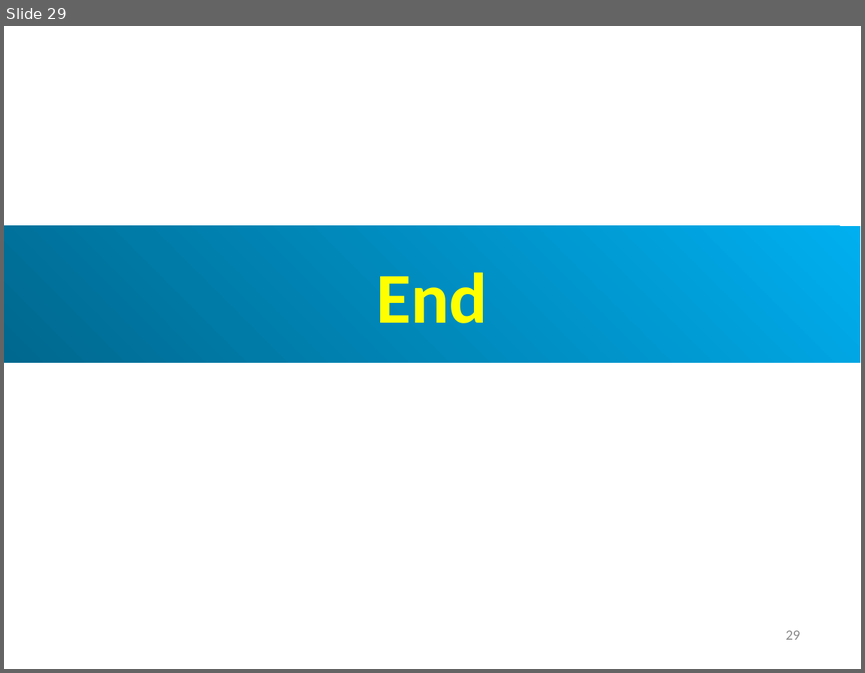
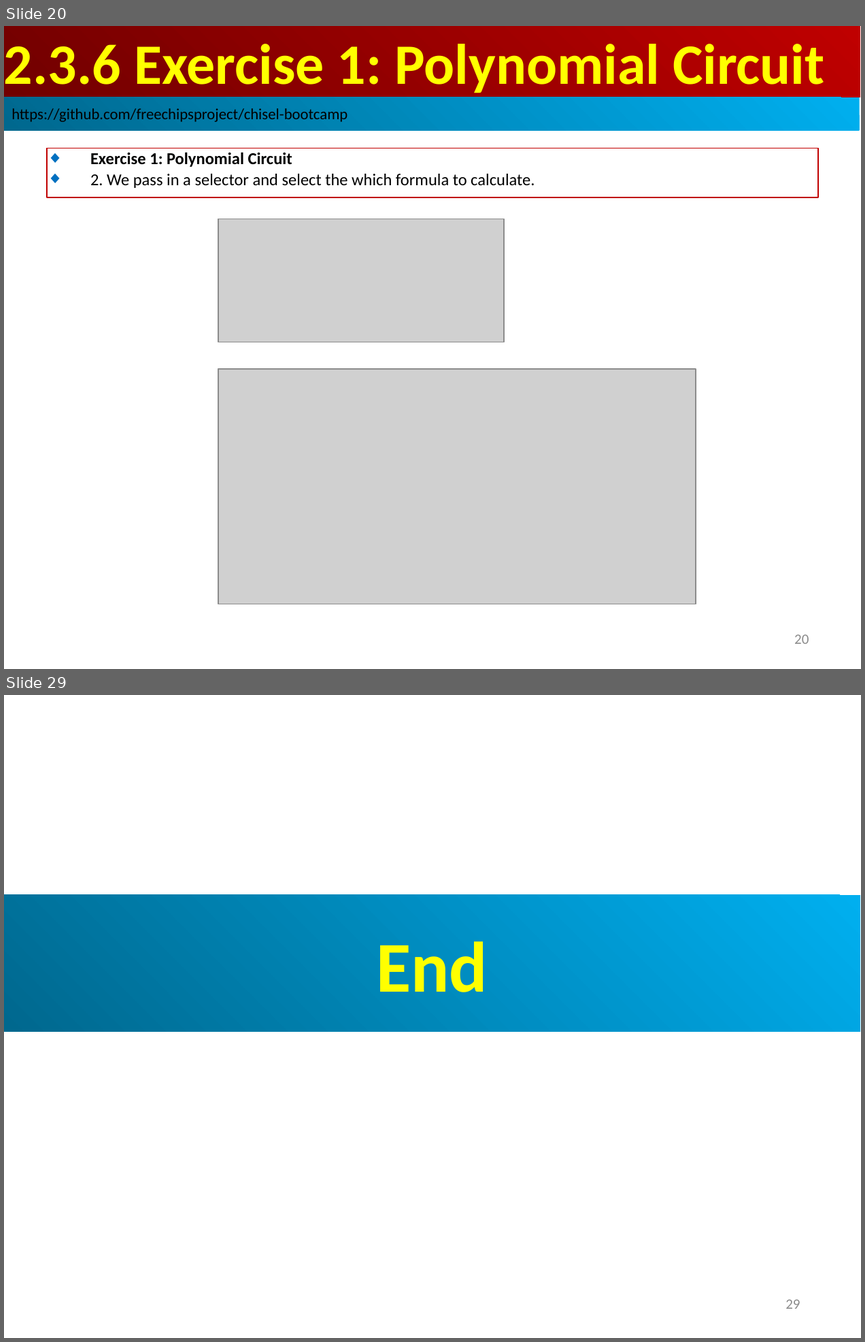
Before and after one commit to peterhchen/AIU_CS800_Chisel, a slide deck: 300_UCB_BC/002.3_Control_Flow/000_Video/002.3_Control_Flow.ppt. Shown one above the other, each under a label of ours: slide 29 before the commit, slides 20 and 29 after it; the slides between them are not shown. The pictures are 865x673 and 865x1342 pixels, drawn with LibreOffice and Linux fonts; fonts in the diff are those of the drawing; grey boxes stand for pictures. Boxes give left, top, right and bottom in pixels: in the first picture for what was removed or moved away, otherwise in the second. Text is boxed around its words. In the diff, an @@ line names an element or a change of style, - is before the commit and + after.

```diff
--- a/300_UCB_BC/002.3_Control_Flow/000_Video/002.3_Control_Flow.ppt
+++ b/300_UCB_BC/002.3_Control_Flow/000_Video/002.3_Control_Flow.ppt
@@ slide 20 added at box(4, 26, 861, 669), background #FFFFFF @@
@@ rectangle added at box(4, 26, 860, 97), fill gradient #BF0000 to #710000, 48 pt, text #FFFF00, bold @@
+2.3.6 Exercise 1: Polynomial Circuit
@@ rectangle added at box(4, 97, 859, 131), fill gradient #00AFEF to #00688E, 13 pt, text #000000 @@
+https://github.com/freechipsproject/chisel-bootcamp
@@ rectangle added at box(47, 148, 818, 197), outline #C00000 0.74 pt, 14 pt, text #000000 @@
+◆ Exercise 1: Polynomial Circuit
+◆ 2. We pass in a selector and select the which formula to calculate.
@@ picture added at box(218, 219, 504, 342) @@
@@ picture added at box(218, 369, 696, 603) @@
@@ page number added at box(794, 634, 808, 643), 12 pt, text #8B8B8B @@
+20
```
Also in this commit, not shown: 8 slides changed, 16 other slides added, 17 slides removed.
